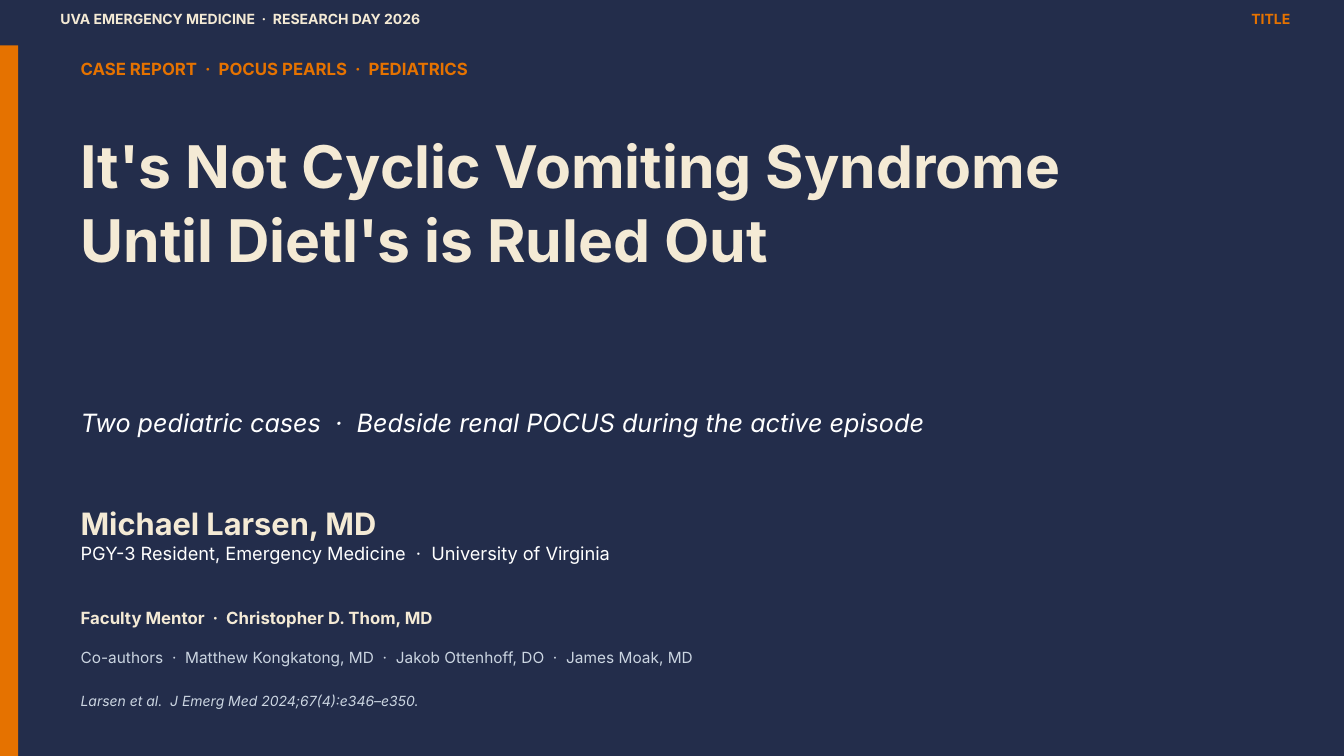
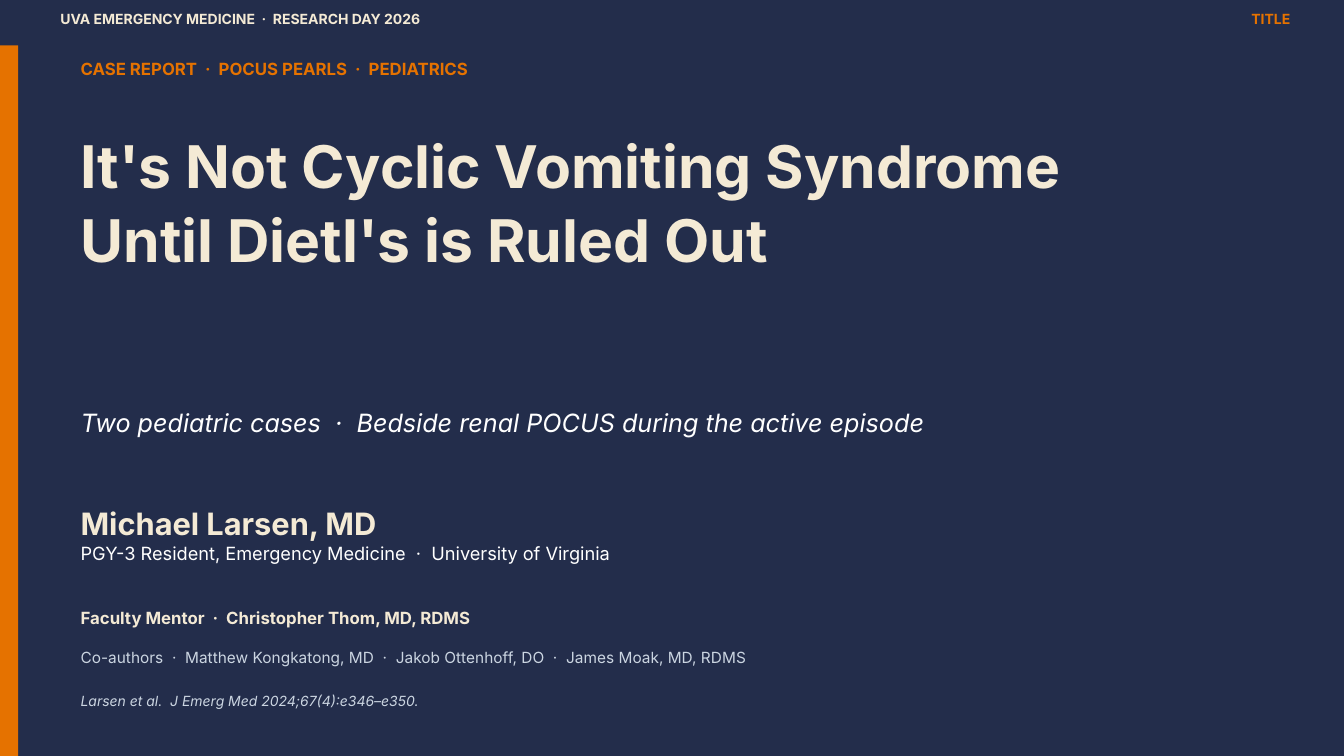
Before and after one commit to UVA-EM-Resident-Research/em-research-day-2026, a slide deck: slide 1 of presentations/larsen-dietls-crisis-slides.pptx. Drawn at 1344x756 pixels with LibreOffice and Linux fonts; fonts in the diff are those of the drawing. Boxes give left, top, right and bottom in pixels: in the first picture for what was removed or moved away, otherwise in the second. Text is boxed around its words. In the diff, an @@ line names an element or a change of style, - is before the commit and + after.

Commit message:
Larsen: cross-checked against actual JEM 2024 paper
After getting the source PDF, verified Larsen's slides + poster
against the real Thom et al. case series and corrected:

- Senior author byline: "Christopher D. Thom, MD" → "Christopher
  Thom, MD, RDMS" (no middle initial; carries the RDMS credential
  per the published byline).
- James Moak credentials: "MD" → "MD, RDMS" (also per byline).
- Replaced the inaccurate "Hematuria absent in both; clinically
  appeared GI rather than urologic" line — Case 1 in fact
  presented with left flank pain, which is the urologic presenting
  complaint. Substituted the actual case-by-case demographics from
  the paper.
- Poster now carries case-specific details: Case 1 (14-yo male,
  L flank pain, several years of episodic vomiting, CT-confirmed
  L UPJO) and Case 2 (5-yo female, ~1y of episodes, MR-urogram-
  confirmed R UPJO with measurable renal injury, pyeloplasty +
  ureteral stent).
- Strengthened the Discussion / Teaching content around the
  paper's central pedagogy: diagnostic momentum and anchoring
  bias as the cognitive failure mode (anchoring is reported in
  ~11.4% of EM cognitive-bias cases). Both diagnostic EPs in the
  series were ultrasound-fellowship trained — that context now
  appears.
- Stripped the per-talk "10+2 MIN · 10:33 AM" marker from the
  poster footer to match the rest of the program's flex schedule.

```diff
--- a/presentations/larsen-dietls-crisis-slides.pptx
+++ b/presentations/larsen-dietls-crisis-slides.pptx
@@ text at (81,611,470,628): text changed @@
-Faculty Mentor · Christopher D. Thom, MD
+Faculty Mentor · Christopher Thom, MD, RDMS
@@ text at (81,651,746,667): text changed @@
-Co-authors · Matthew Kongkatong, MD · Jakob Ottenhoff, DO · James Moak, MD
+Co-authors · Matthew Kongkatong, MD · Jakob Ottenhoff, DO · James Moak, MD, RDMS
```
Also in this commit, not shown: 2 other slides changed, 4 other files.
